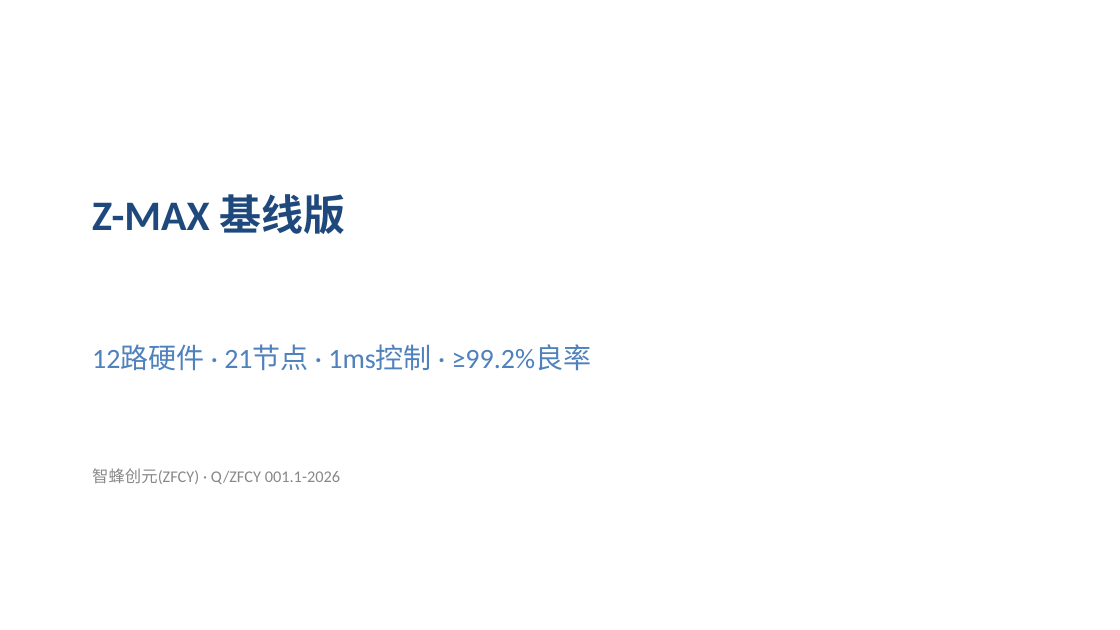
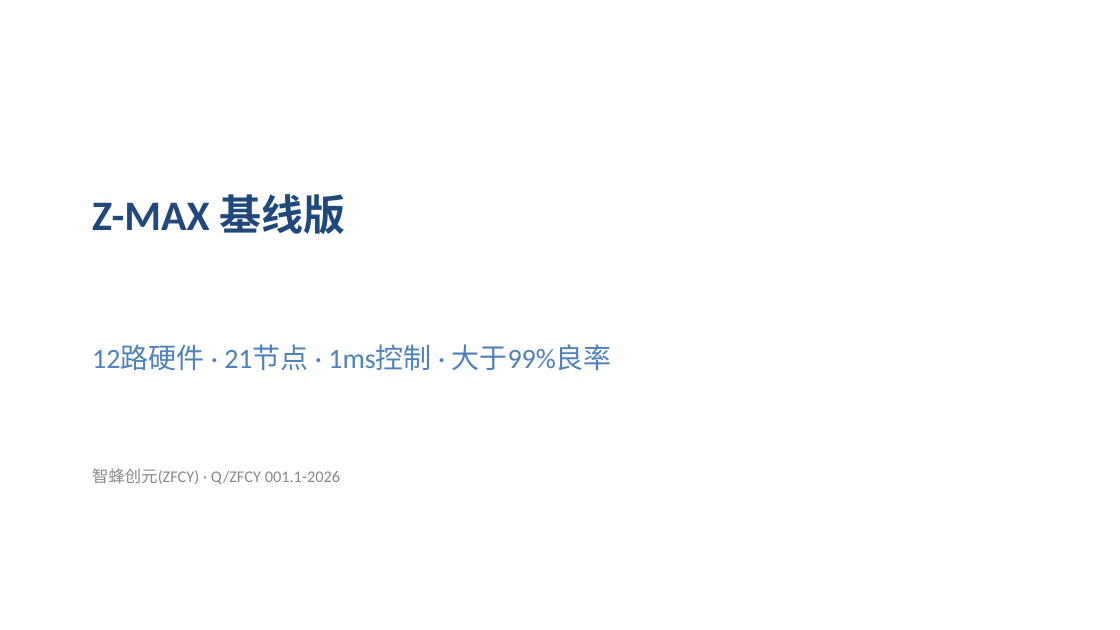
Before and after one commit to MikeBMW/lerobot-smolvla-lew, a slide deck: slide 16 of docs/Z-MAX基线版硬件配置培训.pptx. Drawn at 1120x630 pixels with LibreOffice and Linux fonts; fonts in the diff are those of the drawing. Boxes give left, top, right and bottom in pixels: in the first picture for what was removed or moved away, otherwise in the second. Text is boxed around its words. In the diff, an @@ line names an element or a change of style, - is before the commit and + after.

Commit message:
docs: PPTX全量术语同步 — VTLA/视触觉/因果世界模型
- 5份PPTX文件批量替换: SmolVLA→VTLA, 触觉→视触觉, LeWorldModel→因果世界模型
- Z700F培训手册(10处), 硬件配置(3处), 基线版(3+1处)
- 新增 scripts/sync_pptx.py 批量同步工具

```diff
--- a/docs/Z-MAX基线版硬件配置培训.pptx
+++ b/docs/Z-MAX基线版硬件配置培训.pptx
@@ text at [92,344,612,371]: text changed @@
-12路硬件 · 21节点 · 1ms控制 · ≥99.2%良率
+12路硬件 · 21节点 · 1ms控制 · 大于99%良率
```
Also in this commit, not shown: 2 other slides changed, 3 other files.
